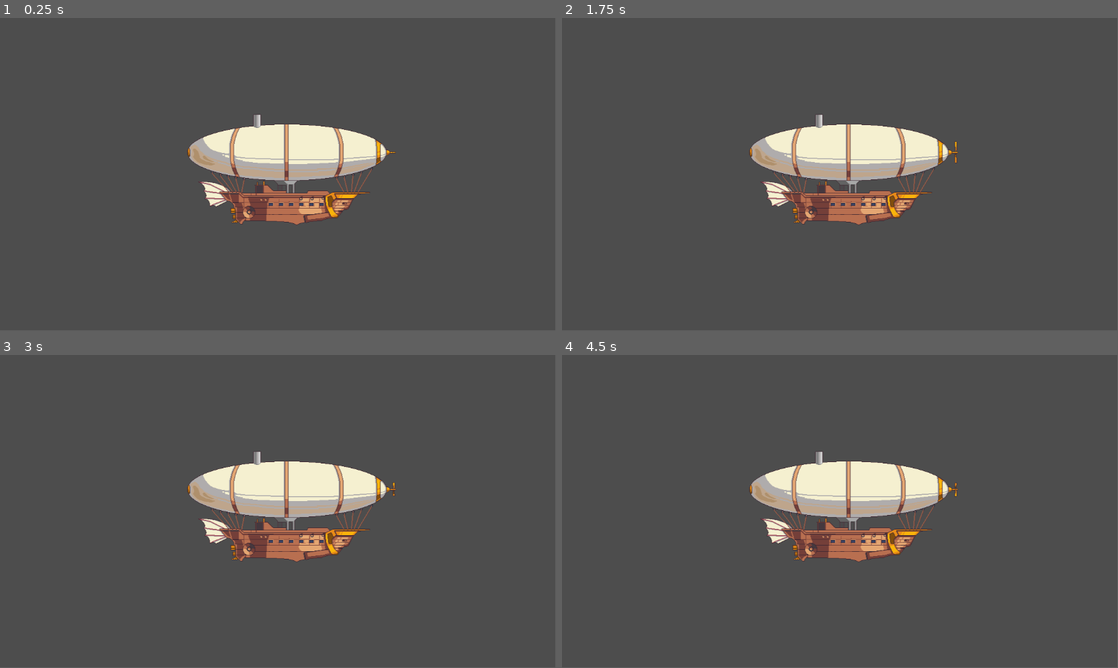
Above: before the commit, frames 1-4 (two rows, left to right).
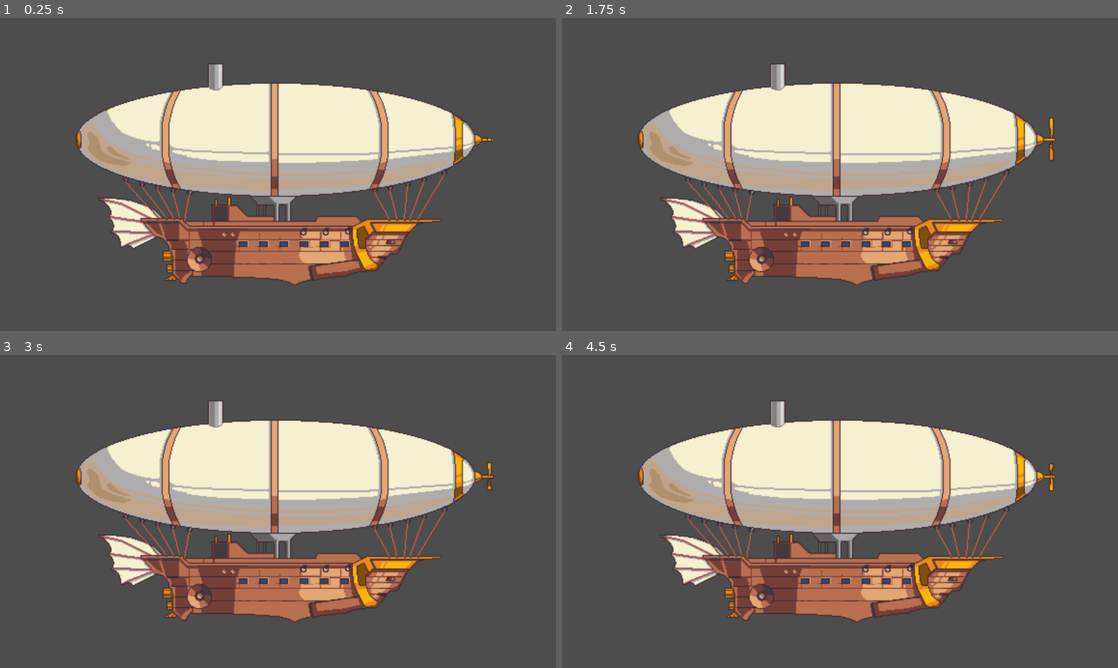
Above: after the commit, the same moments.

Repository: tremenditomen/Rickety-Airship
Game: Godot game, scene res://main.tscn
The game is run twice, just before and just after one commit, with the same random seed, the same clock (stepped at 60 frames per second) and the same inputs.
Inputs:
- Up to frame 1 (0.25 s): no input
- Up to frame 2 (1.75 s): tap Enter at 0.5 s; tap Space at 1.25 s
- Up to frame 3 (3 s): tap Enter at 2 s; tap Space at 2.75 s
- Up to frame 4 (4.5 s): tap Enter at 3.5 s; tap Space at 4.25 s
The window is 799x449 before the commit and 800x450 after it. Grey fills any space a smaller window leaves; there, only what the larger window draws over its background counts as a difference.

The runs differ from the first frame. In frame 1, 28% of the frame differs, in the area x 13-89%, y 14-86%; in frame 2, 28%; in frame 3, 28%; in frame 4, 28%.

Commit message:
Add camera, make ship bigger, and resize window

Diff:
--- a/main.tscn
+++ b/main.tscn
@@ -1,8 +1,12 @@
 [gd_scene load_steps=2 format=3 uid="uid://djbemkhmv61i6"]
 
-[ext_resource type="PackedScene" uid="uid://c3jyena2s280q" path="res://Ship/ship.tscn" id="1_vo20a"]
+[ext_resource type="PackedScene" path="res://Ship/ship.tscn" id="1_vo20a"]
 
 [node name="main" type="Node2D"]
 
 [node name="Ship" parent="." instance=ExtResource("1_vo20a")]
-position = Vector2(602, 309)
+position = Vector2(584, 312)
+scale = Vector2(2, 2)
+
+[node name="Camera2D" type="Camera2D" parent="."]
+anchor_mode = 0
--- a/project.godot
+++ b/project.godot
@@ -14,3 +14,7 @@
 run/main_scene="res://main.tscn"
 config/features=PackedStringArray("4.1", "Forward Plus")
 config/icon="res://icon.svg"
+
+[display]
+
+window/stretch/mode="viewport"
Not shown: 1 places in Ship/ship.tscn that only renumber resources
